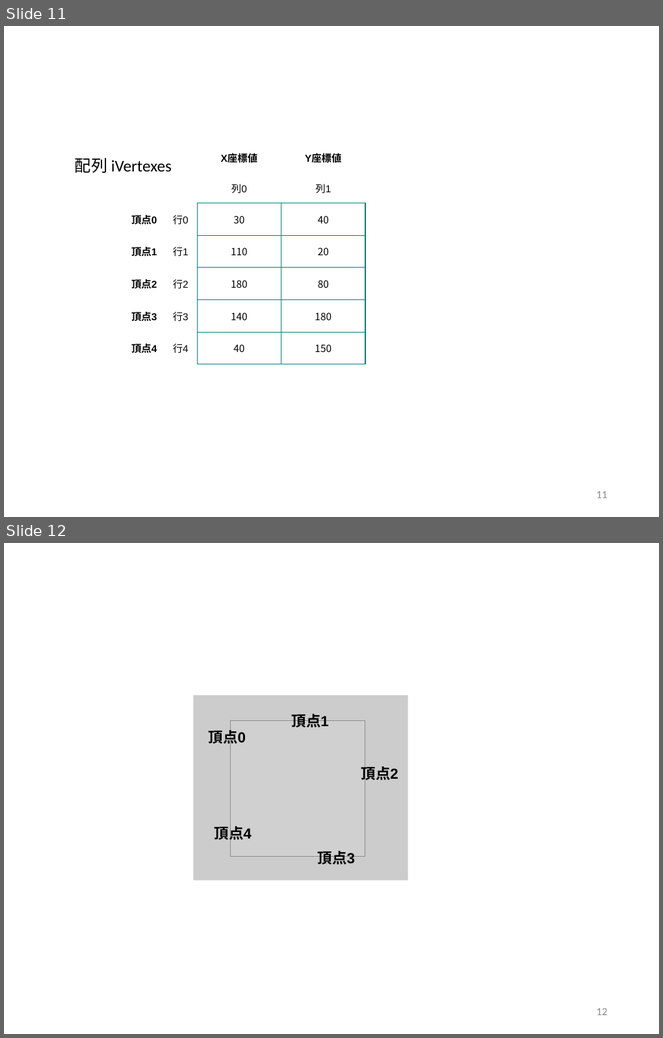
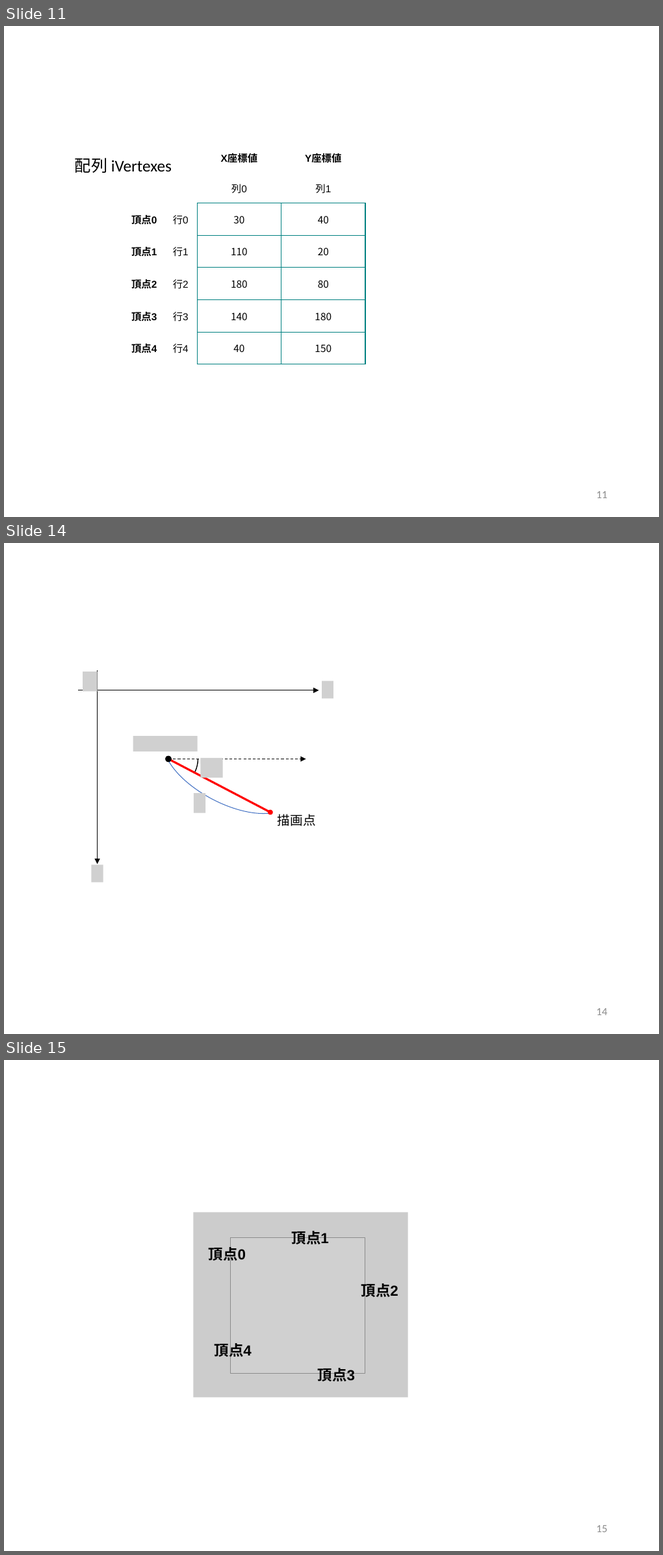
Before and after one commit to afukushimagit/afukushimagit.github.io, a slide deck: images/array/sozai.pptx. Shown one above the other, each under a label of ours: slides 11 and 12 before the commit, slides 11, 14 and 15 after it; the slides between them are not shown. The pictures are 663x1038 and 663x1555 pixels, drawn with LibreOffice and Linux fonts; fonts in the diff are those of the drawing; grey boxes stand for pictures. Boxes give left, top, right and bottom in pixels: in the first picture for what was removed or moved away, otherwise in the second. Text is boxed around its words. In the diff, an @@ line names an element or a change of style, - is before the commit and + after.

```diff
--- a/images/array/sozai.pptx
+++ b/images/array/sozai.pptx
@@ slide 14 added at box(4, 543, 659, 1034), background #FFFFFF @@
@@ picture added at box(83, 672, 97, 691) @@
@@ arrow added from (97, 671) to (97, 864), #000000 0.5 pt @@
@@ arrow added from (78, 691) to (319, 691), #000000 0.5 pt @@
@@ picture added at box(322, 681, 334, 699) @@
@@ arc (boxed as its full ellipse) added at box(150, 708, 305, 832), outline #4472C4 0.75 pt @@
@@ picture added at box(133, 736, 197, 752) @@
@@ arc (boxed as its full ellipse) added at box(139, 730, 198, 789), outline #000000 1 pt @@
@@ ellipse added at box(165, 756, 172, 763), fill #000000 @@
@@ line added from (168, 759) to (270, 812), #FF0000 2.25 pt @@
@@ arrow added from (168, 759) to (306, 759), #000000 0.75 pt dashed @@
@@ picture added at box(200, 758, 223, 778) @@
@@ picture added at box(193, 793, 205, 813) @@
@@ ellipse added at box(268, 809, 273, 815), fill #FF0000 @@
@@ text added at box(278, 814, 316, 826), 14 pt, text #000000 @@
+描画点
@@ picture added at box(91, 865, 103, 882) @@
@@ page number added at box(597, 1008, 608, 1016), 12 pt, text #8C8C8C @@
+14
@@ what was slide 12 is now slide 15 @@
@@ page number at box(597, 1525, 608, 1533): text changed @@
-12
+15
```
Also in this commit, not shown: 2 other slides added, 14 other files.
